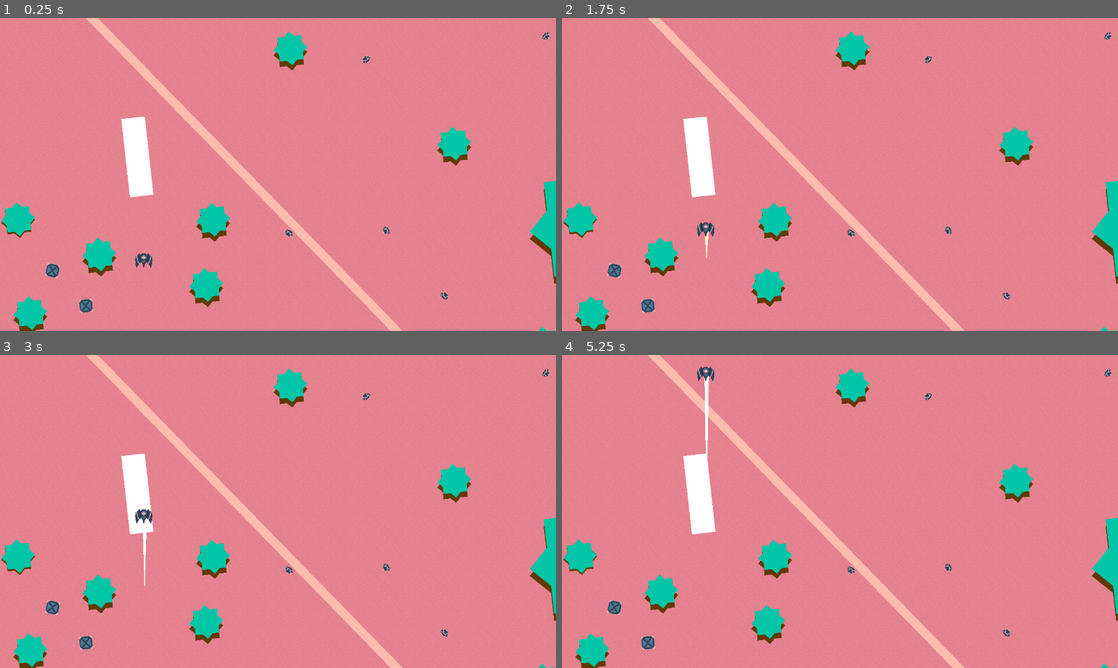
Above: before the commit, frames 1-4 (two rows, left to right).
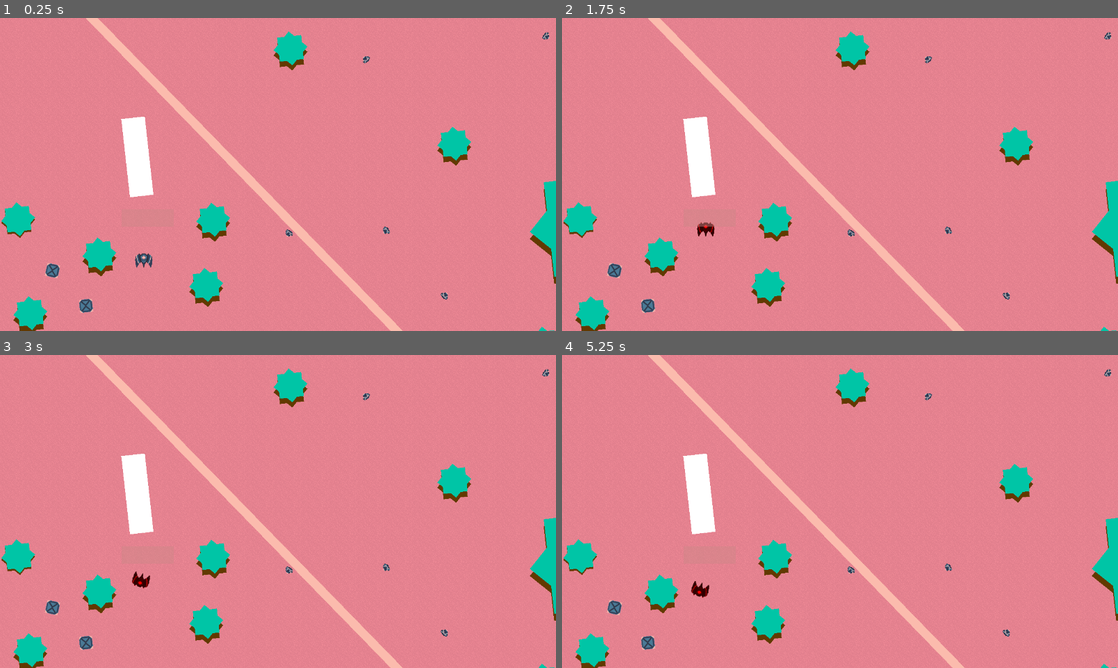
Above: after the commit, the same moments.

Repository: AstralStew/ProjectThornbury
Game: Godot game, scene res://Scenes/VFX.tscn
The game is run twice, just before and just after one commit, with the same random seed, the same clock (stepped at 60 frames per second) and the same inputs. This scene is started directly instead of the project's main scene.
Inputs (mouse positions are in pixels of both pictures, inside the frame that each line leads up to):
- Up to frame 1 (0.25 s): no input
- Up to frame 2 (1.75 s): tap Enter at 0.5 s; move the mouse to (962, 158) at 0.52 s; hold D (MoveRight) 0.53-1.25 s; hold Shift (Boost) 0.53-1.25 s; click (962, 158) at 0.67 s; drag from (728, 190) to (951, 230) at 1.27 s
- Up to frame 3 (3 s): move the mouse to (333, 442) at 2.02 s; hold D (MoveRight) 2.03-2.75 s; hold Shift (Boost) 2.03-2.75 s; drag from (250, 574) to (544, 373) at 2.77 s
- Up to frame 4 (5.25 s): move the mouse to (1006, 558) at 3.52 s; hold A (MoveLeft) 3.53-4.25 s; hold Shift (Boost) 3.53-4.25 s; drag from (673, 464) to (928, 395) at 4.27 s; move the mouse to (867, 511) at 5.02 s; hold S (MoveDown) from 5.03 s (still down); hold Shift (Boost) from 5.03 s (still down); click (867, 511) at 5.17 s

The runs differ from the first frame. In frame 2, 0.1% of the frame differs, in the area x 24-28%, y 65-77%; in frame 3, 0.3%; in frame 4, 0.4%, in the area x 23-28%, y 3-78%.
Error after the commit: Invalid call. Nonexistent function 'jolt' in base 'Nil'. (res://Scripts/Ship.gd:125)

Commit message:
added tile collision

Diff:
--- a/Configs/game_config_belly.tres
+++ b/Configs/game_config_belly.tres
@@ -1,7 +1,9 @@
 [gd_resource type="Resource" script_class="GameConfig" format=3 uid="uid://dou77b04qk6xu"]
 
-[ext_resource type="Script" uid="uid://cjyohqwij1yd1" path="res://Scripts/GameConfig.gd" id="1_d0ll4"]
+[ext_resource type="Script" path="res://Scripts/GameConfig.gd" id="1_d0ll4"]
 
 [resource]
 script = ExtResource("1_d0ll4")
-metadata/_custom_type_script = "uid://cjyohqwij1yd1"
+SHIP_ROTATION_SPEED = 35.0
+SHIP_ROTATION_CHANGE_RATE = 55.0
+SHIP_FORWARD_SPEED = 105.0
--- a/Scenes/VFX.tscn
+++ b/Scenes/VFX.tscn
@@ -19,11 +19,13 @@
 texture_region_size = Vector2i(40, 40)
 0:0/0 = 0
 1:0/0 = 0
+1:0/0/physics_layer_0/polygon_0/points = PackedVector2Array(-20, -20, 20, -20, 20, 20, -20, 20)
 0:1/0 = 0
 1:1/0 = 0
 
 [sub_resource type="TileSet" id="TileSet_8kloc"]
 tile_size = Vector2i(40, 40)
+physics_layer_0/collision_layer = 1
 sources/0 = SubResource("TileSetAtlasSource_8da62")
 
 [node name="Node2D" type="Node2D" unique_id=1653713147]
@@ -56,5 +58,5 @@
 
 [node name="TileMapLayer" type="TileMapLayer" parent="." unique_id=776943144]
 modulate = Color(1, 1, 1, 0.4627451)
-tile_map_data = PackedByteArray("AAAJAPP/AAAAAAAAAAAIAPP/AAA …(39968 unchanged characters)… AAAAAAAAFAPn/AAAAAAAAAAAFAPr/AAAAAAAAAAA=")
+tile_map_data = PackedByteArray("AAAJAPP/AAAAAAAAAAAIAPP/AAA …(39968 unchanged characters)… AAAAAAAAFAPn/AAAAAAAAAAAFAPr/AAAAAAAAAAAHAAsAAAABAAAAAAAIAAsAAAABAAAAAAAJAAsAAAABAAAAAAA=")
 tile_set = SubResource("TileSet_8kloc")
